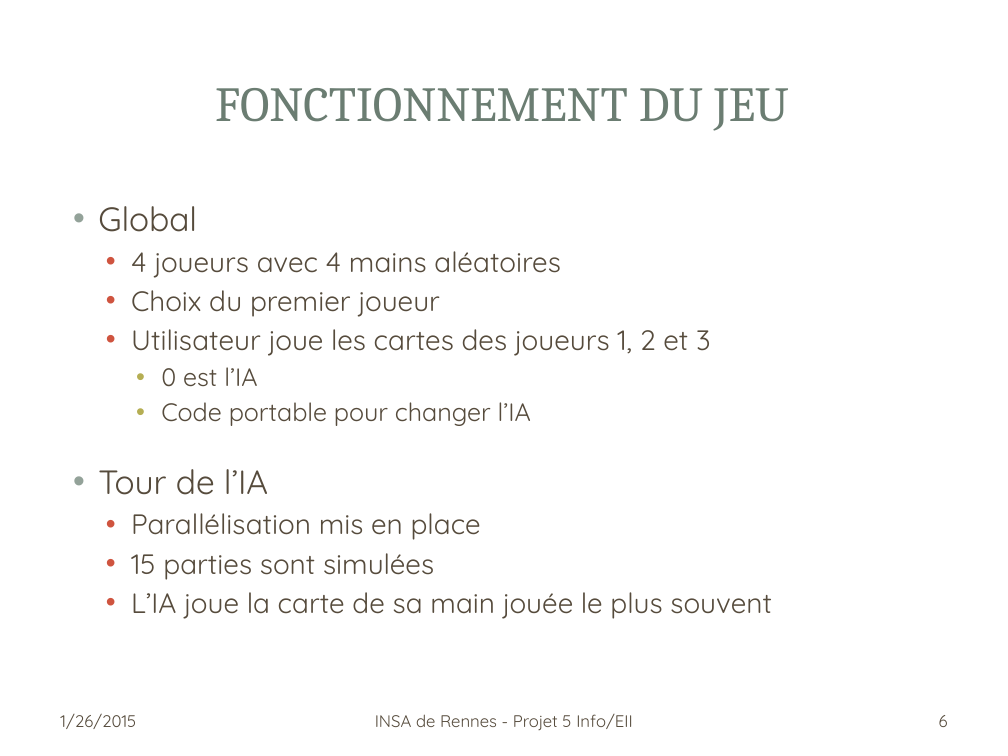
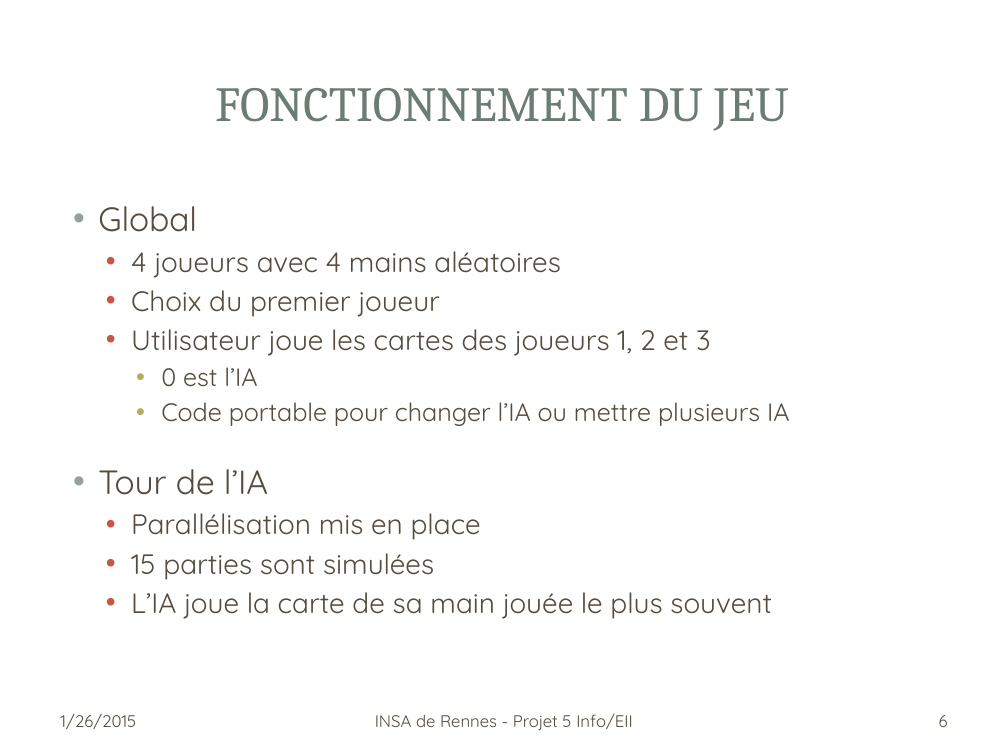
Before and after one commit to aurrelhebert/Projet_Belote, a slide deck: slide 6 of doc/presentation.pptx. Drawn at 1008x756 pixels with LibreOffice and Linux fonts; fonts in the diff are those of the drawing; background and template pictures are left out. Boxes give left, top, right and bottom in pixels: in the first picture for what was removed or moved away, otherwise in the second. Text is boxed around its words. In the diff, an @@ line names an element or a change of style, - is before the commit and + after.

```diff
--- a/doc/presentation.pptx
+++ b/doc/presentation.pptx
@@ text at [161,402,790,426]: text changed @@
-    • Code portable pour changer l’IA
+    • Code portable pour changer l’IA ou mettre plusieurs IA
```
Also in this commit, not shown: 3 other slides changed.
